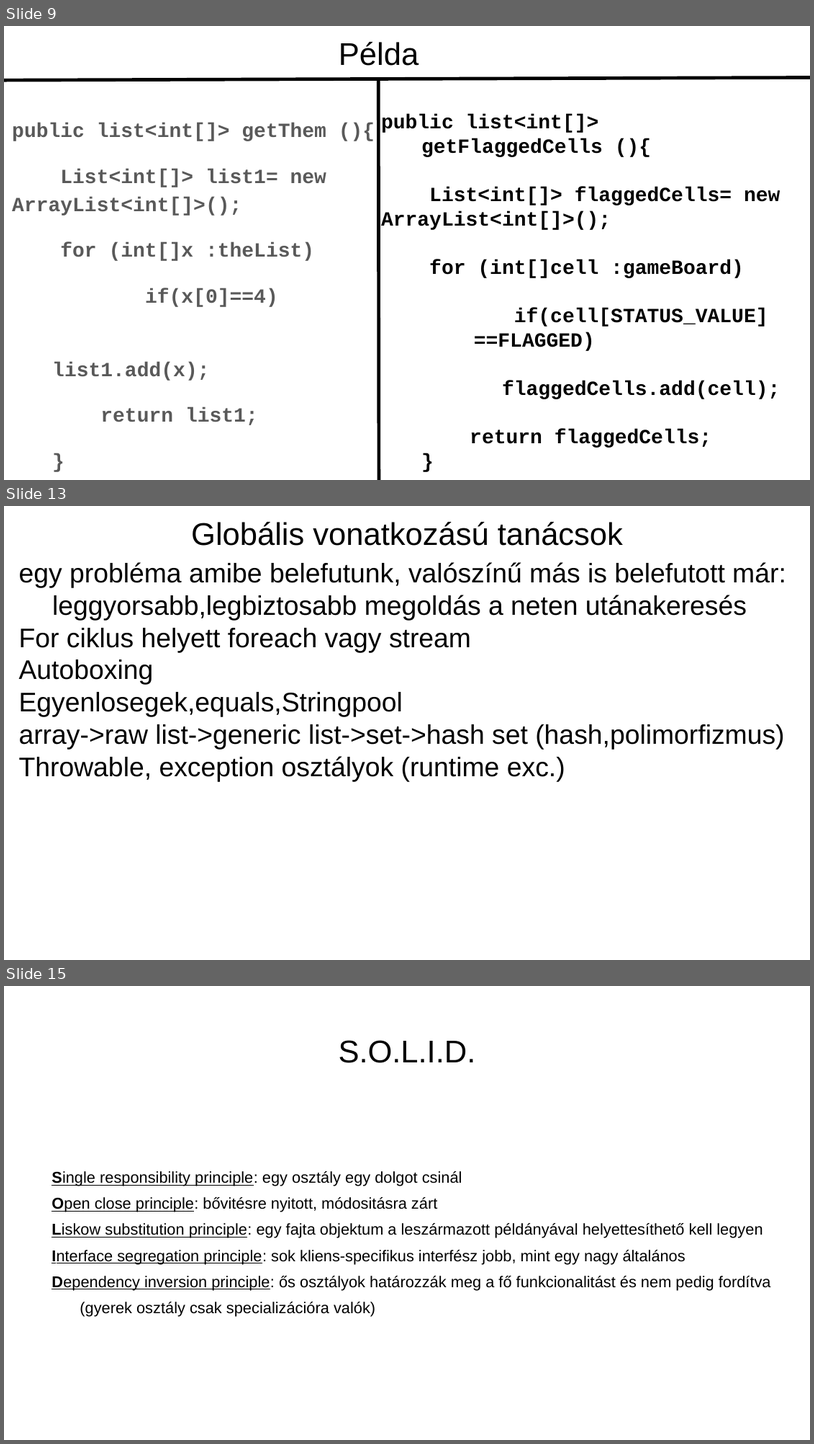
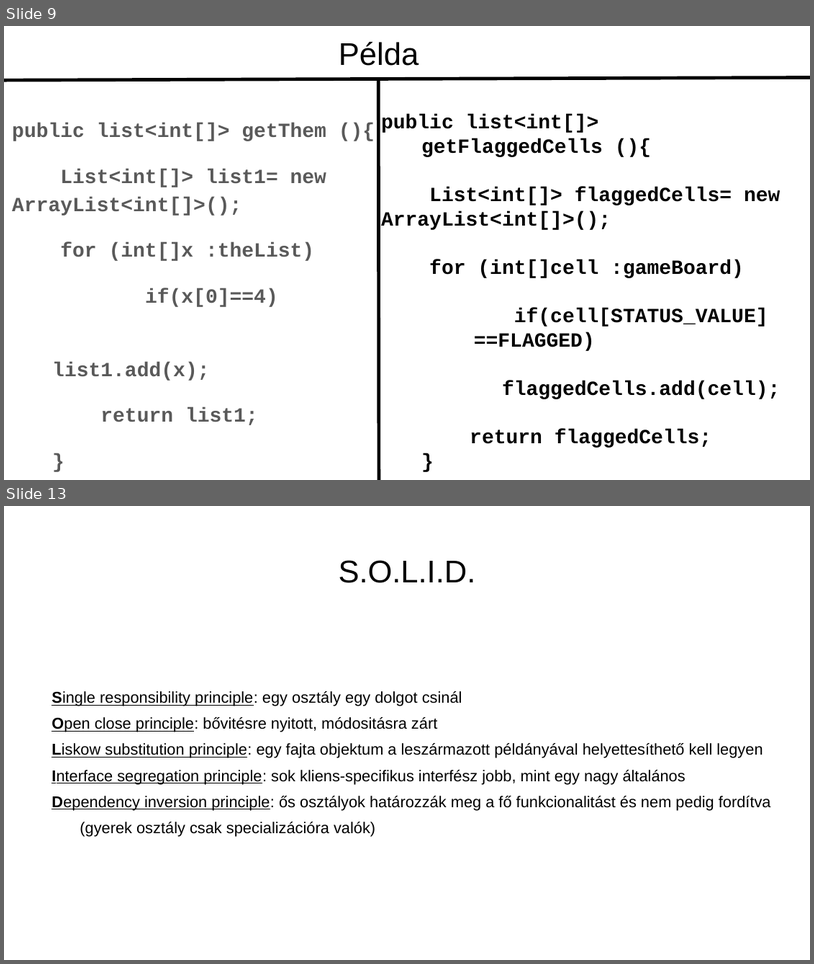
Before and after one commit to NNGSzegedAndUSzegedCollaboration/NNGSzegedAndUSzegedCollaboration.github.io, a slide deck: slideshows/grafreprezentacio.pptx. Shown one above the other, each under a label of ours: slides 9, 13 and 15 before the commit, slides 9 and 13 after it; the slides between them are not shown. The pictures are 814x1444 and 814x964 pixels, drawn with LibreOffice and Linux fonts; fonts in the diff are those of the drawing. Boxes give left, top, right and bottom in pixels: in the first picture for what was removed or moved away, otherwise in the second. Text is boxed around its words. In the diff, an @@ line names an element or a change of style, - is before the commit and + after.

```diff
--- a/slideshows/grafreprezentacio.pptx
+++ b/slideshows/grafreprezentacio.pptx
@@ slide 13 removed at (4,506,810,960), background #FFFFFF @@
@@ title removed at (191,522,623,546) @@
-Globális vonatkozású tanácsok
@@ text removed at (19,562,787,781) @@
-egy probléma amibe belefutunk, valószínű más is belefutott már: leggyorsabb,legbiztosabb megoldás a neten utánakeresés
-For ciklus helyett foreach vagy stream
-Autoboxing
-Egyenlosegek,equals,Stringpool
-array->raw list->generic list->set->hash set (hash,polimorfizmus)
-Throwable, exception osztályok (runtime exc.)
@@ what was slide 15 is now slide 13 @@
```
Also in this commit, not shown: 6 slides changed, 1 other slide removed.
